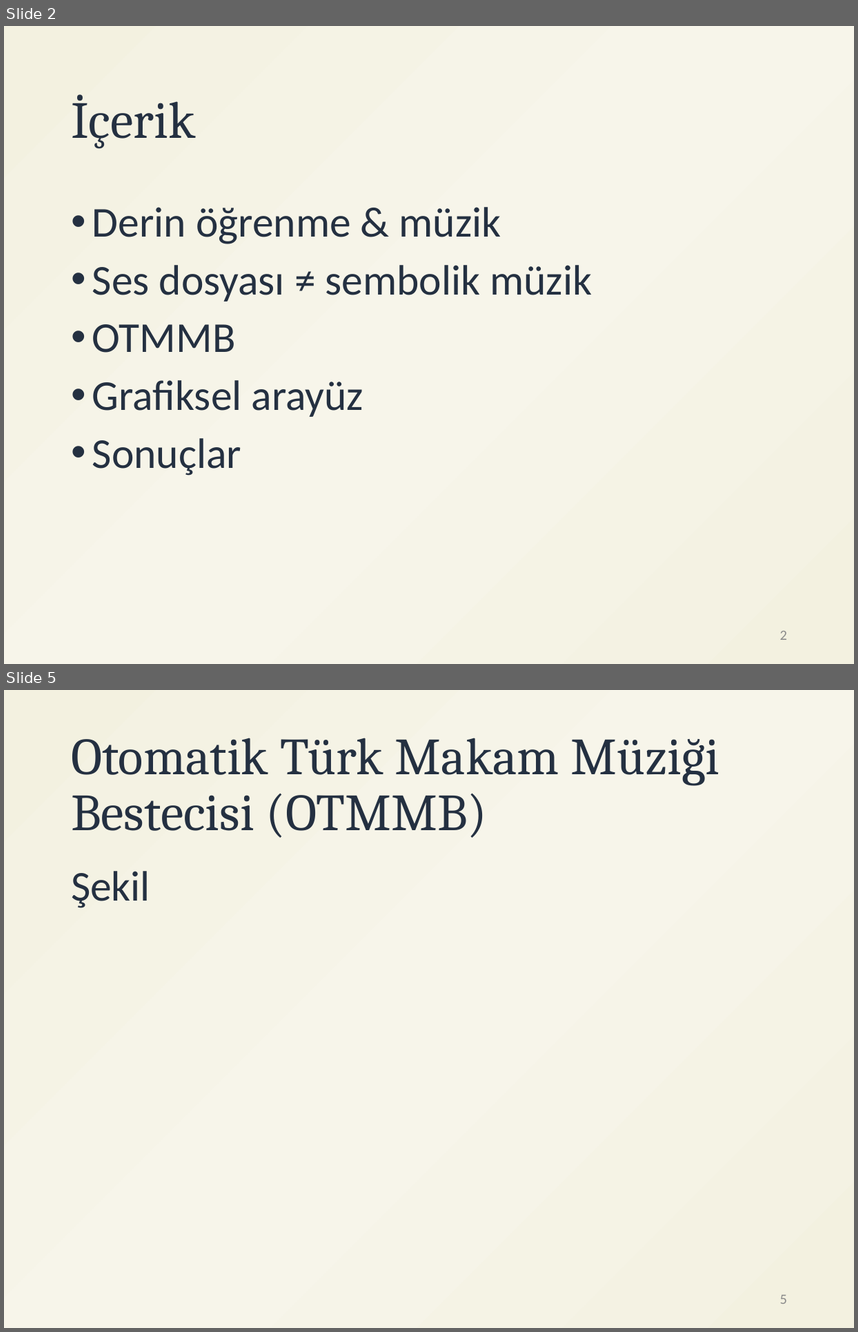
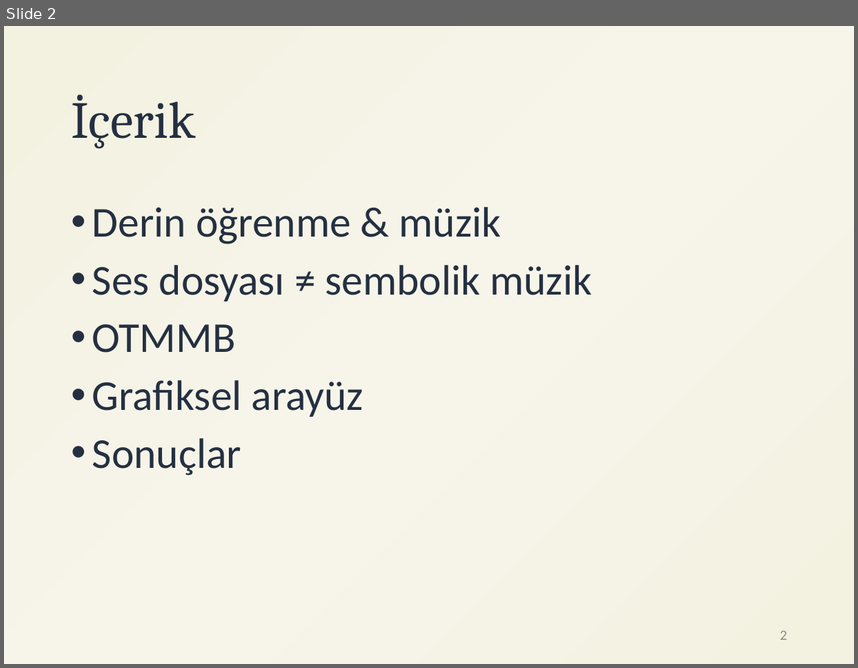
Before and after one commit to ihpar/katip, a slide deck: assets/DL_GUI.pptx. Shown one above the other, each under a label of ours: slides 2 and 5 before the commit, slide 2 after it; the slides between them are not shown. The pictures are 858x1332 and 858x668 pixels, drawn with LibreOffice and Linux fonts; fonts in the diff are those of the drawing. Boxes give left, top, right and bottom in pixels: in the first picture for what was removed or moved away, otherwise in the second. Text is boxed around its words. In the diff, an @@ line names an element or a change of style, - is before the commit and + after.

```diff
--- a/assets/DL_GUI.pptx
+++ b/assets/DL_GUI.pptx
@@ slide 5 removed at (4,690,854,1328), background gradient #F3F1E0 to #F7F5EA @@
@@ title removed at (71,738,720,838) @@
-Otomatik Türk Makam Müziği Bestecisi (OTMMB)
@@ text removed at (71,871,150,908) @@
-Şekil
@@ page number removed at (780,1294,787,1303) @@
-5
```
Also in this commit, not shown: 4 slides changed, 2 slides added, 1 other file.
